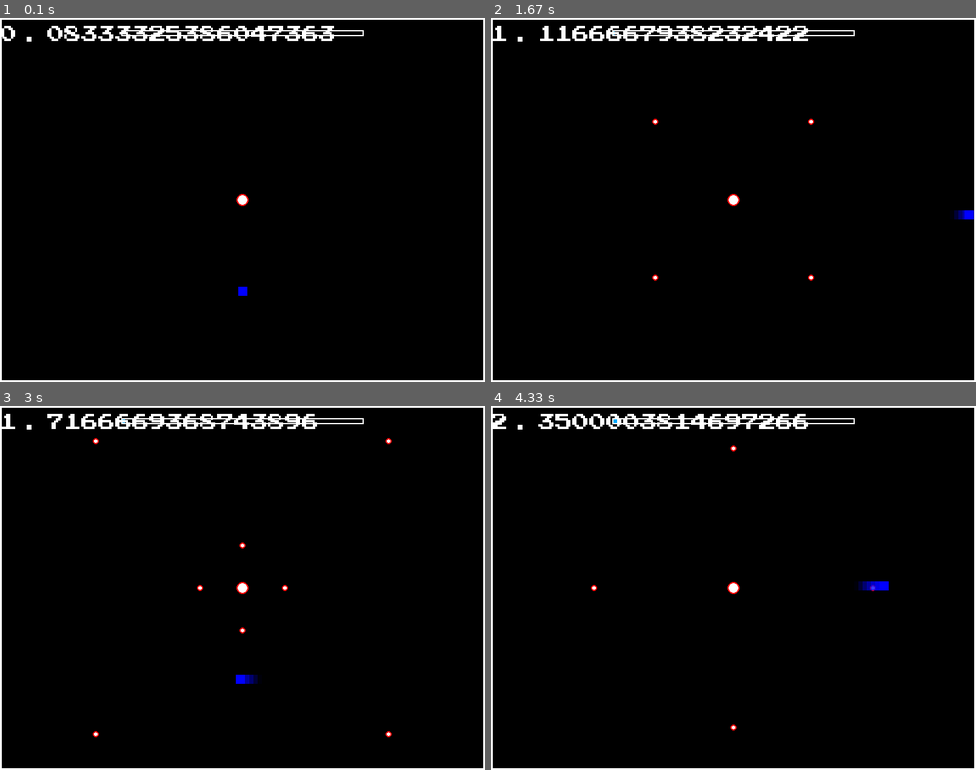
Above: before the commit, frames 1-4 (two rows, left to right).
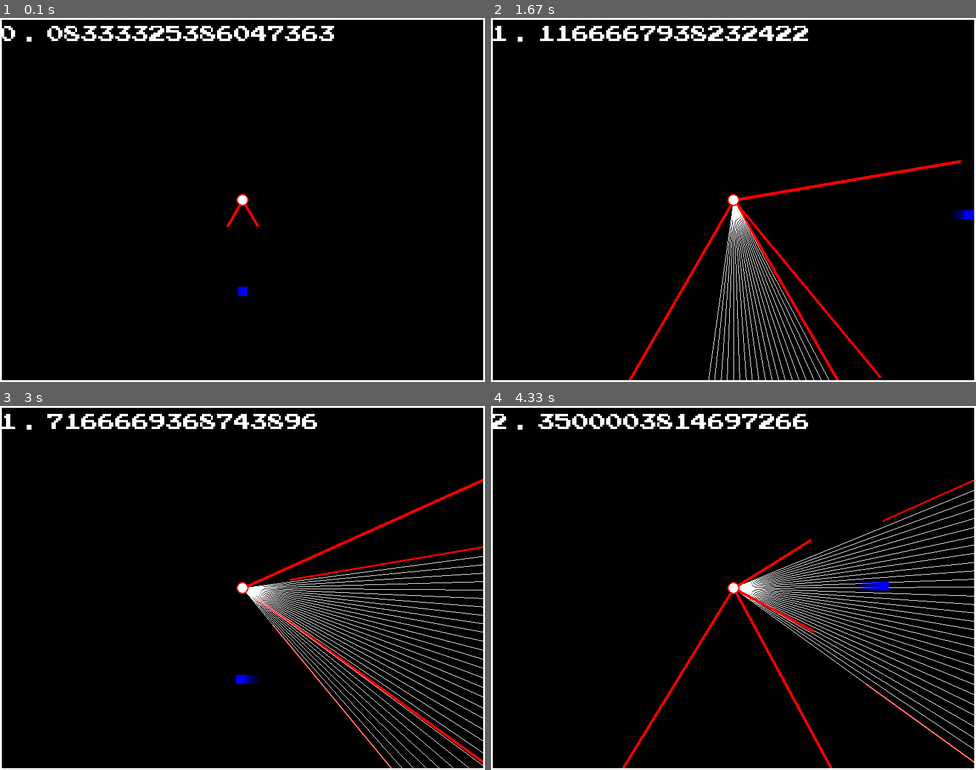
Above: after the commit, the same moments.

Repository: pmp-p/pygame-dimension-beats-wasm
Game: pygame game, started from main.py
The game is run twice, just before and just after one commit, with the same random seed, the same clock (stepped at 60 frames per second) and the same inputs.
Inputs (mouse positions are in pixels of both pictures, inside the frame that each line leads up to):
- Up to frame 1 (0.1 s): no input
- Up to frame 2 (1.67 s): hold Right 0.33-0.8 s; hold Up 0.83-1.13 s; tap Space at 0.9, 1.23, 1.53 s; tap + at 0.98 s; hold Right 1.17-1.63 s; tap - at 1.32 s
- Up to frame 3 (3 s): hold Left 1.67-2.2 s; tap Space at 1.73, 2.03, 2.3, 2.63, 2.93 s; hold Down 2.23-2.53 s; tap + at 2.38 s; hold Left 2.57-2.97 s; tap - at 2.72 s
- Up to frame 4 (4.33 s): click (583, 533) at 3.05 s; hold Up 3.33-3.7 s; move the mouse to (583, 675) at 3.37 s; tap Space at 3.4, 3.8, 4.1 s; tap + at 3.48 s; hold Right from 3.73 s (still down); tap - at 3.88 s

The runs differ from the first frame. In frame 1, 0.3% of the frame differs, in the area x 25-75%, y 3-58%; in frame 2, 2.7%; in frame 3, 3.7%, in the area x 19-100%, y 3-100%; in frame 4, 3.6%.

Commit message:
Add files via upload

Diff:
--- a/menu.py
+++ b/menu.py
@@ -268,13 +268,22 @@
         super().__init__(manager, name)
         self.manager.object_manager.init()
         self.manager.object_manager.add(LineEnemy())
-
-    def update(self, events: list[pygame.event.Event]):
-        if not self.manager.object_manager.objects:
-            self.manager.switch_mode('home')
-
-    def draw(self, surf: pygame.Surface):
-        surf.fill(self.background)
+        self.manager.sound_manager.stop()
+        self.manager.sound_manager.play('lines', start=0)
+        self.theme_color = 'blue'
+
+    def update(self, events: list[pygame.event.Event]):
+        if not self.manager.object_manager.player.alive:
+            # print(self.name)
+            # self.reset()
+            Globals.set(RETRY_MESSAGE, 'You are such a noob!')
+            self.manager.transition_manager.set_transition('square')
+            self.manager.switch_mode('retry', reset=True, transition=True)
+            self.manager.sound_manager.fade(500)
+
+    def draw(self, surf: pygame.Surface):
+        surf.fill(self.background)
+        surf.blit(text(self.manager.sound_manager.elapsed_time.__str__()), (0, 0))
 
 
 class TriangleEnemyScene(Menu):
@@ -332,7 +341,7 @@
         }
         self.subtitle_manager.clear()
         self.object_manager.clear()
-        self.mode = 'point'  # initial mode
+        self.mode = 'line'  # initial mode
         self.menu = self.menus[self.mode]
         self.sound_manager.stop()
         self.menu.reset()
